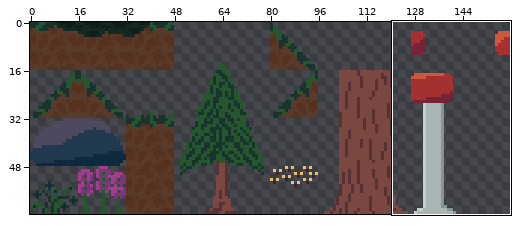
Sprite sheet: res/tiles/forest/forest_spritesheet.png. Above: a wide view before the commit, with the close-up outlined.
Close-up. Earlier state:
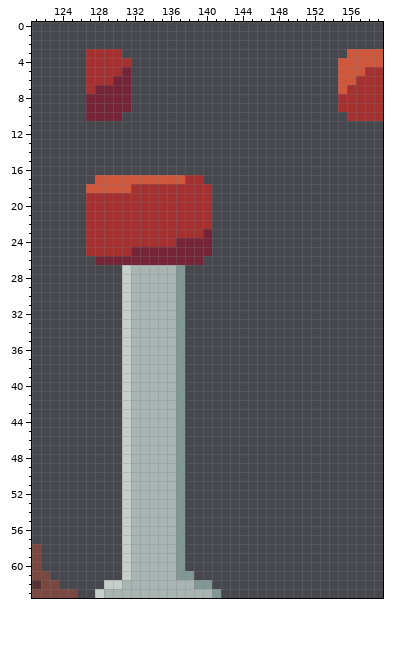
The file is 160x64 pixels. Shown: x 121..159, y 0..63.
The result:
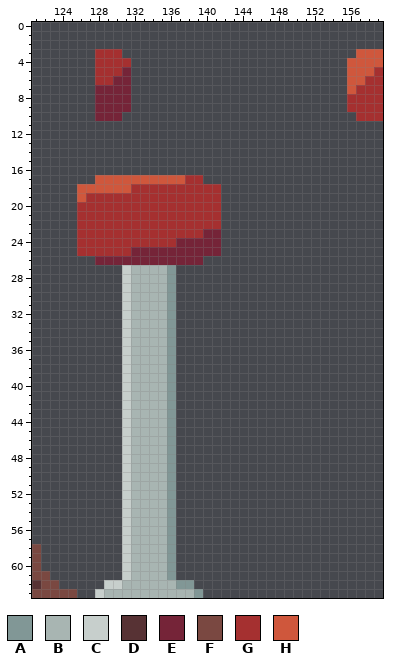
Palette (. is transparent): A #819796  B #a8b5b2  C #c7cfcc  D #573234  E #752438  F #7a4841  G #a53030  H #cf573c
Difference:
The author changed colour B to colour A in rows 27 to 61 at x 136; in row 62 at x 137 to 138; in row 63 at x 139.
Colour E now appears in rows 23 to 25 at x 141.
Colour G now appears in rows 18 to 19 at x 141; in rows 20 to 22 at x 126 and 141; in rows 23 to 25 at x 126.
Colour H now appears in rows 18 to 19 at x 126.
The author changed colour G to colour H in row 5 at x 158; in row 6 at x 157; in row 7 at x 156.
The author cleared colour A in rows 27 to 60 at x 137; in row 61 at x 137 to 138; in row 62 at x 139 to 140; in row 63 at x 141.
The author cleared colour B in row 63 at x 140.
The author cleared colour E in rows 8 to 10 at x 127.
The author cleared colour G in rows 3 to 7 at x 127; in rows 8 to 9 at x 155; in row 10 at x 156.
The author cleared colour H in row 3 at x 156; in rows 4 to 7 at x 155.
Pixel boxes of the changes (left, top, right, bottom) in both close-ups:
erased: (86, 49, 95, 121)
changed: (338, 49, 374, 121)
added: (77, 184, 86, 256)
changed: (167, 184, 221, 598)
